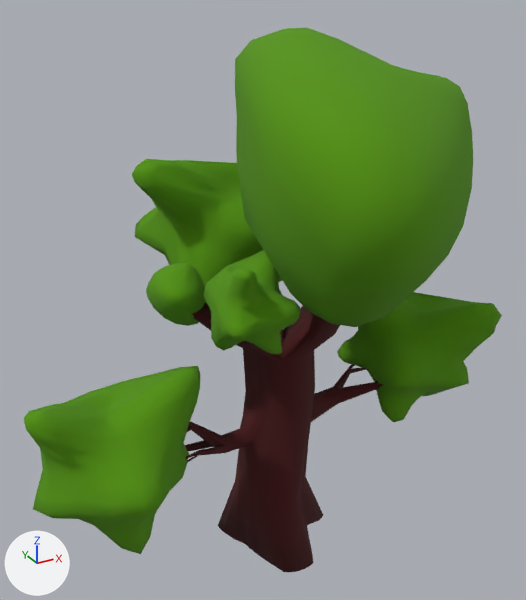
An edit to the Blender file blender/tree.blend, drawn before and after from the same camera.
Both versions are drawn from a camera (50 mm lens) standing at (-8.87, -15.64, 15.49) and looking at (-0.07, 0.36, 7.49). The lights are fixed; the arrows at lower left show +X, +Y and +Z.
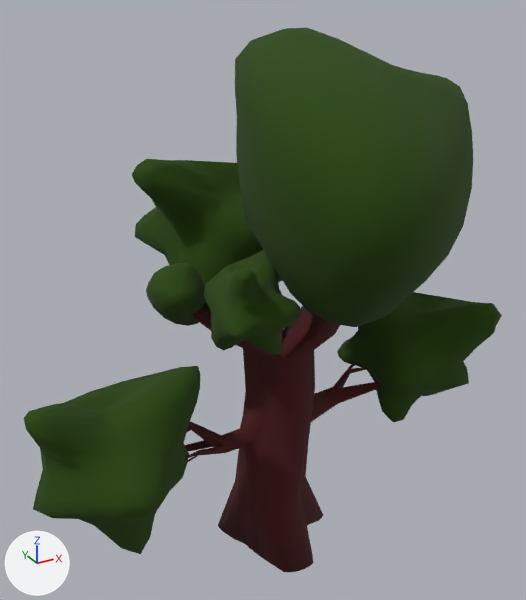
Diff of the bpy script that builds the scene:
```diff
--- a/blender/tree.blend.py
+++ b/blender/tree.blend.py
@@ mat_material_003 @@
 mat_material_003 = principled_material('Material.003')
-mat_material_003.base_color = (0.0916, 0.303, 0.0)  # green #559600
+mat_material_003.base_color = (0.0219, 0.0637, 0.0)  # dark green #294700
 mat_material_003.roughness = 1.0
```

Location of each change, [x1, y1, x2, y2] in pixels of the pictures (526 x 600 px):
'Sphere.003', recoloured: [235, 27, 473, 327] in both
'Sphere.004', recoloured: [24, 366, 200, 554] in both
'Sphere.006', recoloured: [337, 292, 502, 422] in both
'Sphere.001', recoloured: [132, 159, 282, 304] in both
'Sphere', recoloured: [204, 250, 300, 354] in both
'Sphere.002', recoloured: [146, 263, 206, 326] in both
